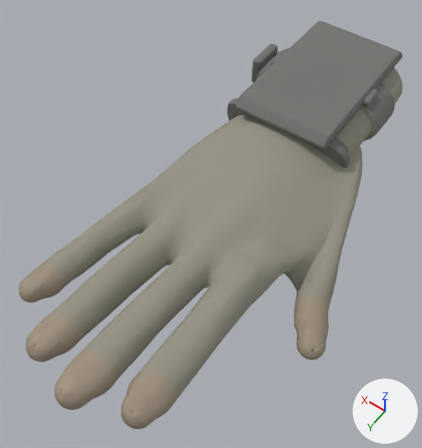
The glTF model assets/models/hands/glove_right.glb, before and after one commit.
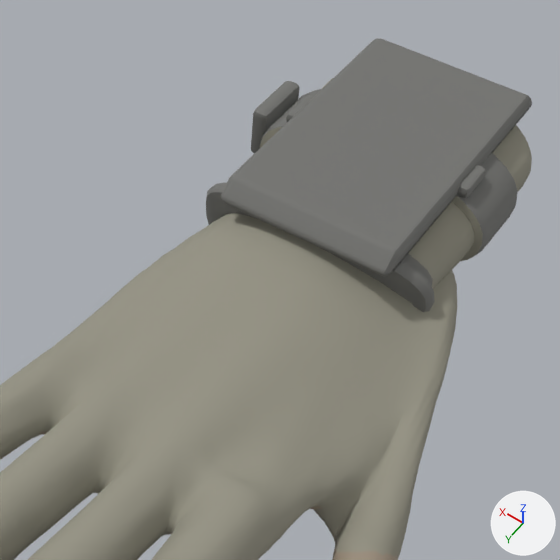
Old and new are each drawn whole from a camera (50 mm lens) standing at (-0.097, 0.174, 0.21) and looking at (0.002, 0.035, -0.009) and again close up on the part from 28% to 99% of the width and 0% to 67% of the height. Lighting does not change. The marker at lower right points along +X, +Y and +Z. The older version's two pictures come first. Vertices at exactly the same position are counted once.

Names of what the first close-up shows: 'glove', 'wrist_housing'.
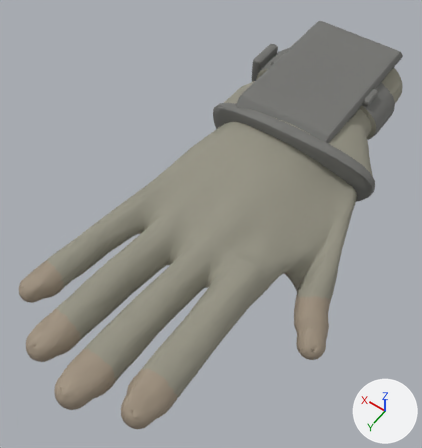
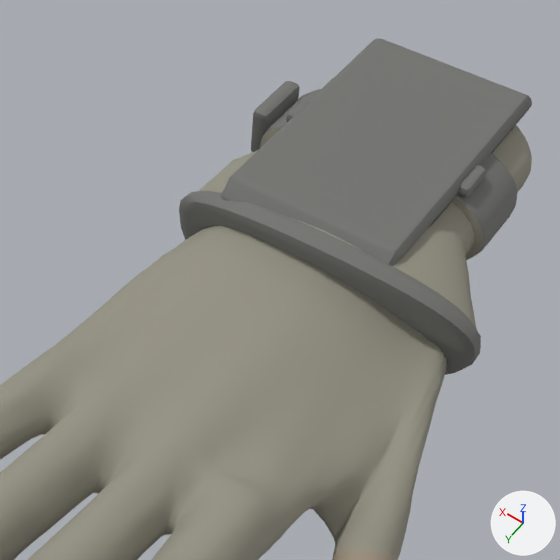
Boxes (x1, y1, x2, y2) around the edits, measured in the close-ups (560 x 560 px; the box of a moved part takes in the faces that stretch with it):
part 1 of me_glove, moved or reshaped: before (206, 182, 464, 379); after (179, 150, 481, 382)
part 2 of me_glove, recoloured: before (404, 254, 433, 287); after (199, 171, 477, 329)

The edits, one by one:
me_glove has 6651 vertices, 13290 faces and spans x -0.072..0.044, y -0.11..0.141, z -0.028..0.019.
me_glove is used by ob_glove; location (0.0, 0.0, 0.0).
me_glove part 1: 516 vertices moved from x -0.04..0.036, y -0.056..-0.019, z -0.014..0.018 to x -0.053..0.041, y -0.056..-0.013, z -0.019..0.019; 33 vertices removed from x -0.045..0.026, y -0.054..-0.021, z -0.01..0.017; 33 vertices added at x -0.043..0.028, y -0.054..-0.015, z -0.01..0.017.
me_glove part 2: 49 faces spanning x -0.05..0.039, y -0.034..-0.02, z -0.016..0.017 switch from mat_padding (grey #73736f) to mat_glove (grey #959384).
